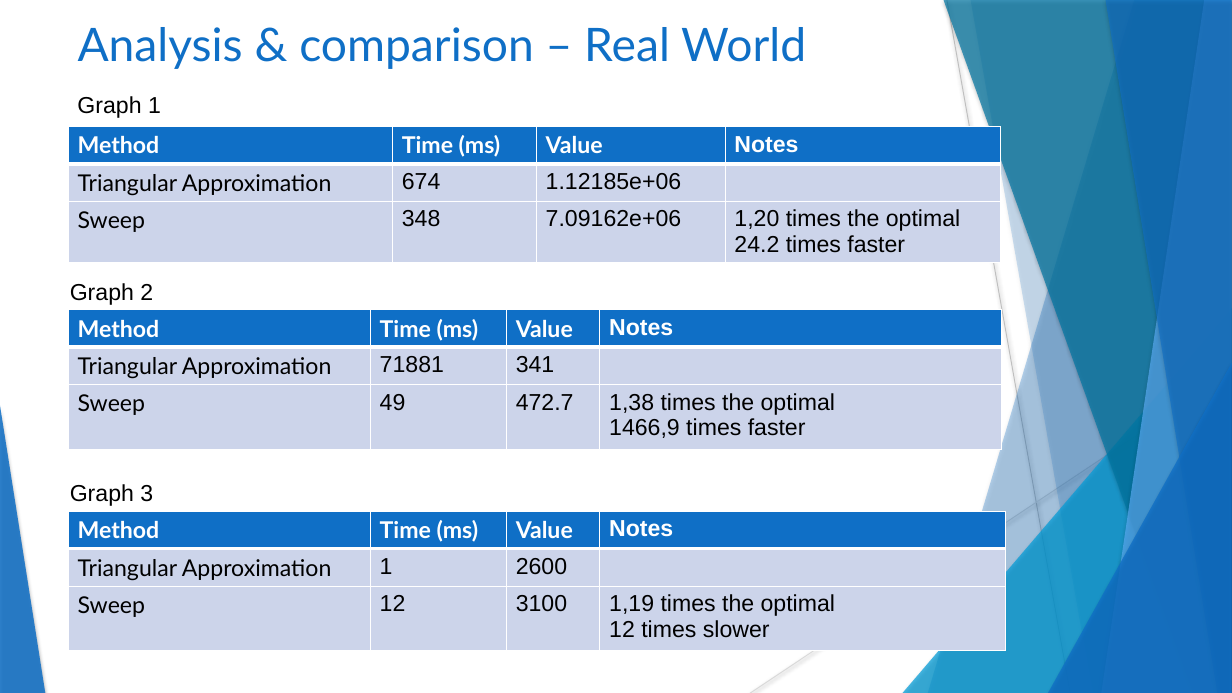
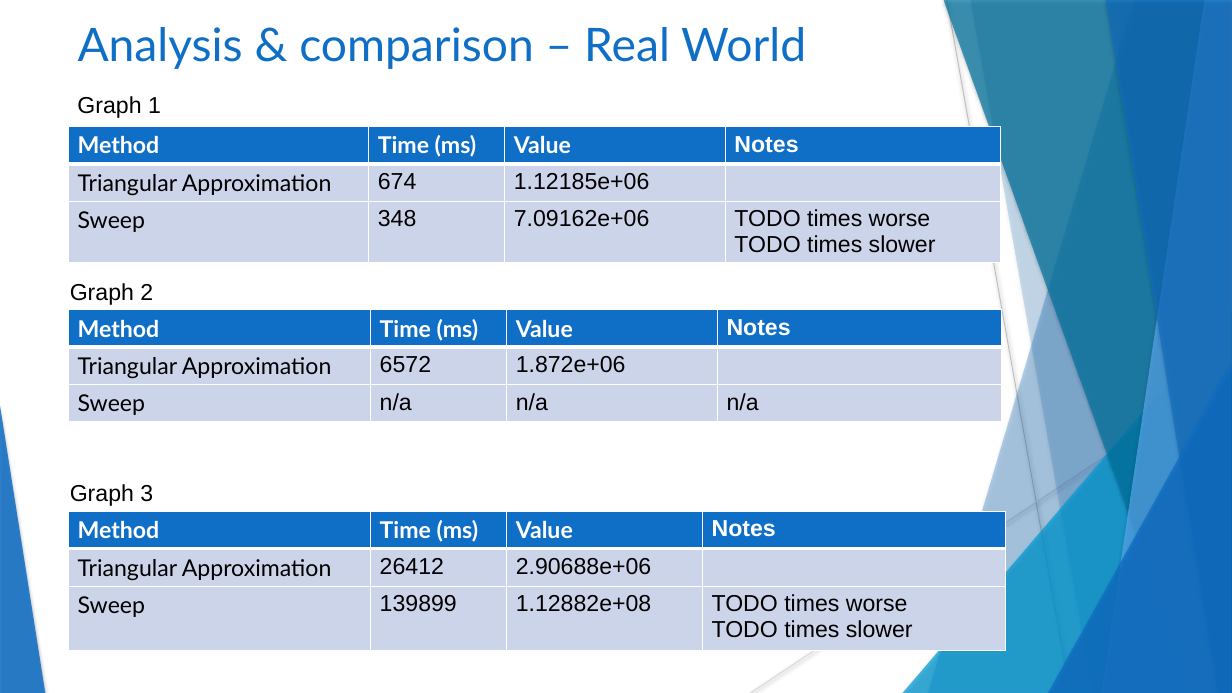
Before and after one commit to Spleentery/DA_TSP_Project-2, a slide deck: slide 37 of docs/Project 2.pptx. Drawn at 1232x693 pixels with LibreOffice and Linux fonts; fonts in the diff are those of the drawing. Boxes give left, top, right and bottom in pixels: in the first picture for what was removed or moved away, otherwise in the second. Text is boxed around its words. In the diff, an @@ line names an element or a change of style, - is before the commit and + after.

```diff
--- a/docs/Project 2.pptx
+++ b/docs/Project 2.pptx
@@ table at box(68, 127, 1001, 541) @@
-row 3, column 4: 1,20 times the optimal 24.2 times faster
+row 3, column 4: TODO times worse / TODO times slower
@@ table at box(68, 310, 1002, 422) @@
-row 2, column 2: 71881
+row 2, column 2: 6572
-row 2, column 3: 341
+row 2, column 3: 1.872e+06
-row 3: Sweep | 49 | 472.7 | 1,38 times the optimal / 1466,9 times faster
+row 3: Sweep | n/a | n/a | n/a
@@ table at box(68, 511, 1006, 651) @@
-row 2, column 2: 1
+row 2, column 2: 26412
-row 2, column 3: 2600
+row 2, column 3: 2.90688e+06
-row 3: Sweep | 12 | 3100 | 1,19 times the optimal / 12 times slower
+row 3: Sweep | 139899 | 1.12882e+08 | TODO times worse / TODO times slower
```
Also in this commit, not shown: 3 other files.
